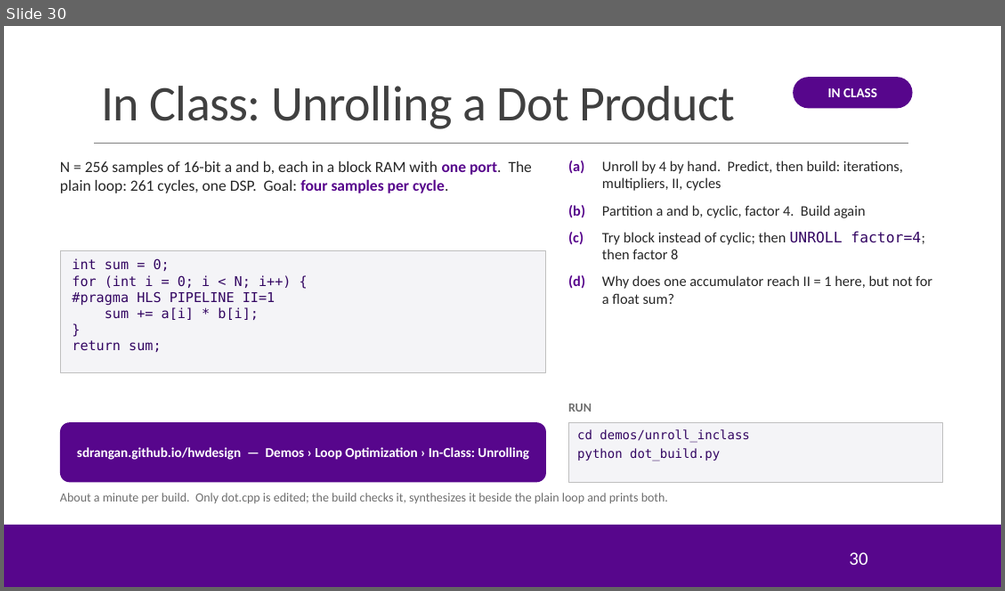
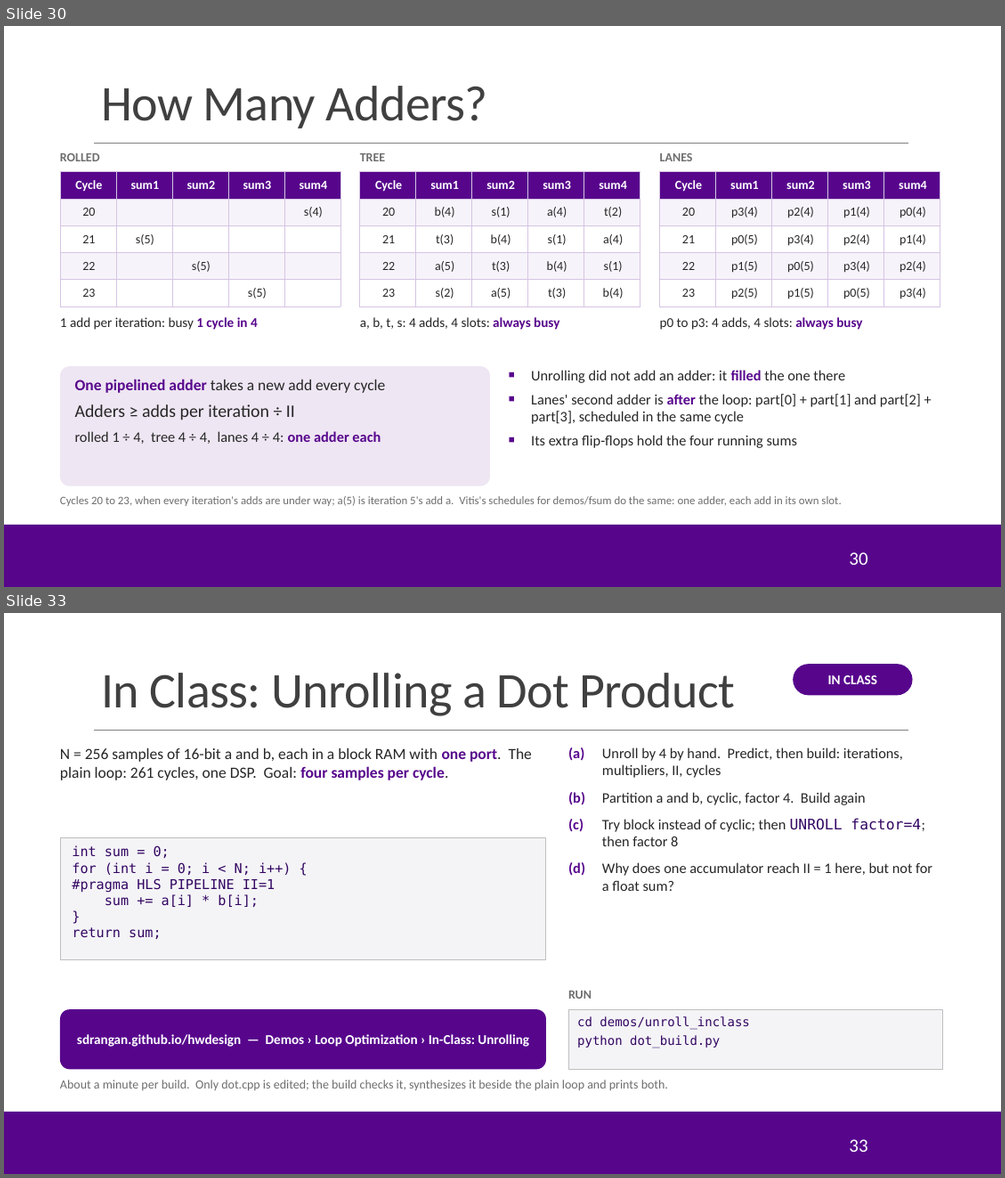
Before and after one commit to sdrangan/hwdesign, a slide deck: units/unit08_unroll/unroll.pptx. Shown one above the other, each under a label of ours: slide 30 before the commit, slides 30 and 33 after it; the slides between them are not shown. The pictures are 1005x591 and 1005x1178 pixels, drawn with LibreOffice and Linux fonts; fonts in the diff are those of the drawing; background and template pictures are left out. Boxes give left, top, right and bottom in pixels: in the first picture for what was removed or moved away, otherwise in the second. Text is boxed around its words. In the diff, an @@ line names an element or a change of style, - is before the commit and + after.

```diff
--- a/units/unit08_unroll/unroll.pptx
+++ b/units/unit08_unroll/unroll.pptx
@@ slide 30 added at box(4, 26, 1001, 587), background #FFFFFF; not listed: 3 template elements that a slide beside it also shows @@
@@ title added at box(101, 86, 488, 128), 48 pt, text #404040 @@
+How Many Adders?
@@ text added at box(60, 153, 100, 161), 12 pt, text #6E6E6E, bold @@
+ROLLED
@@ text added at box(360, 153, 385, 161), 12 pt, text #6E6E6E, bold @@
+TREE
@@ text added at box(660, 153, 693, 161), 12 pt, text #6E6E6E, bold @@
+LANES
@@ table added at box(60, 172, 340, 306), 5 rows, 5 columns @@
+Cycle | sum1 | sum2 | sum3 | sum4
+20 |  |  |  | s(4)
+21 | s(5) |  |  | 
+22 |  | s(5) |  | 
+23 |  |  | s(5) | 
@@ table added at box(360, 172, 640, 306), 5 rows, 5 columns @@
+Cycle | sum1 | sum2 | sum3 | sum4
+20 | b(4) | s(1) | a(4) | t(2)
+21 | t(3) | b(4) | s(1) | a(4)
+22 | a(5) | t(3) | b(4) | s(1)
+23 | s(2) | a(5) | t(3) | b(4)
@@ table added at box(660, 172, 940, 306), 5 rows, 5 columns @@
+Cycle | sum1 | sum2 | sum3 | sum4
+20 | p3(4) | p2(4) | p1(4) | p0(4)
+21 | p0(5) | p3(4) | p2(4) | p1(4)
+22 | p1(5) | p0(5) | p3(4) | p2(4)
+23 | p2(5) | p1(5) | p0(5) | p3(4)
@@ text added at box(60, 317, 258, 329), 13 pt, text #262626 @@
+1 add per iteration: busy 1 cycle in 4
@@ text added at box(360, 317, 559, 329), 13 pt, text #262626 @@
+a, b, t, s: 4 adds, 4 slots: always busy
@@ text added at box(660, 317, 862, 329), 13 pt, text #262626 @@
+p0 to p3: 4 adds, 4 slots: always busy
@@ rounded rectangle added at box(60, 366, 490, 486), fill #EEE6F3, 15 pt, text #262626 @@
+One pipelined adder takes a new add every cycle
+Adders ≥ adds per iteration ÷ II
+rolled 1 ÷ 4, tree 4 ÷ 4, lanes 4 ÷ 4: one adder each
@@ text added at box(531, 370, 921, 448), 14 pt, text #262626 @@
+■ Unrolling did not add an adder: it filled the one there
+■ Lanes' second adder is after the loop: part[0] + part[1] and part[2] + part[3], scheduled in the same cycle
+■ Its extra flip-flops hold the four running sums
@@ text added at box(60, 496, 841, 506), 11 pt, text #6E6E6E @@
+Cycles 20 to 23, when every iteration's adds are under way; a(5) is iteration 5's add a. Vitis's schedules for demos/fsum do the same: one adder, each add in its own slot.
@@ page number added at box(849, 552, 867, 564), 18 pt, text #FFFFFF @@
+30
@@ what was slide 30 is now slide 33 @@
@@ page number at box(849, 1139, 867, 1151): text changed @@
-30
+33
```
Also in this commit, not shown: 5 slides changed, 2 other slides added, 11 other files.
